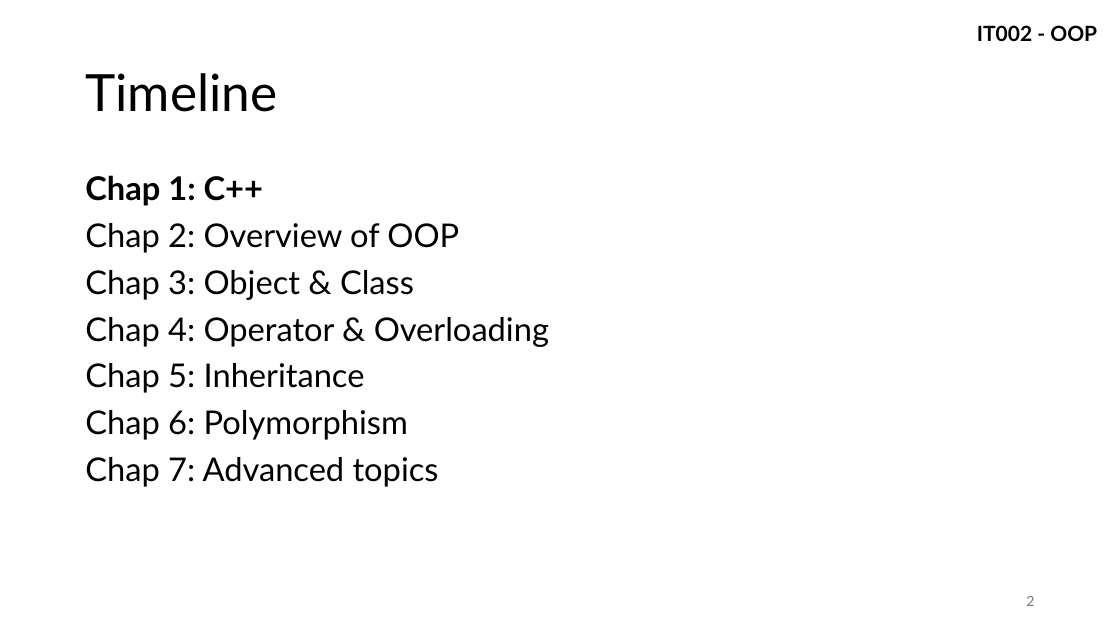
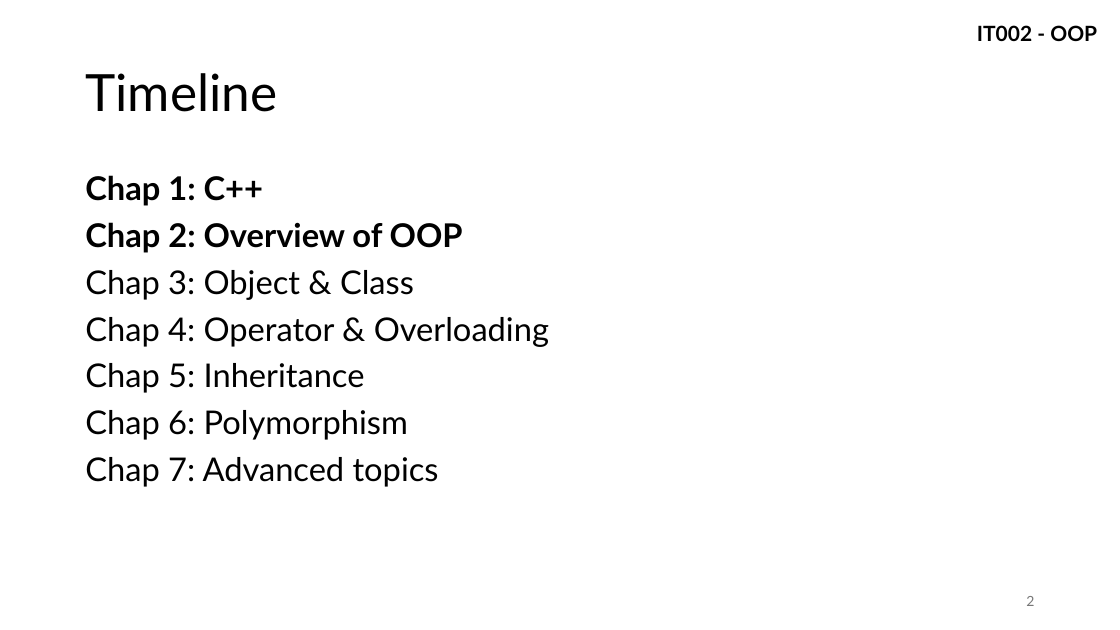
Before and after one commit to vutuanhai237/CourseMaterialsUIT, a slide deck: slide 2 of IT002-OOP/Slide lý thuyết/1. IntroOOP.pptx. Drawn at 1120x630 pixels with LibreOffice and Linux fonts; fonts in the diff are those of the drawing. Boxes give left, top, right and bottom in pixels: in the first picture for what was removed or moved away, otherwise in the second. Text is boxed around its words. In the diff, an @@ line names an element or a change of style, - is before the commit and + after.

```diff
--- a/IT002-OOP/Slide lý thuyết/1. IntroOOP.pptx
+++ b/IT002-OOP/Slide lý thuyết/1. IntroOOP.pptx
@@ text at (85,222,463,253): bold on in "Chap 2: Overview of OOP" @@
```
Also in this commit, not shown: 2 other slides changed, 11 slides added, 3 other files.
